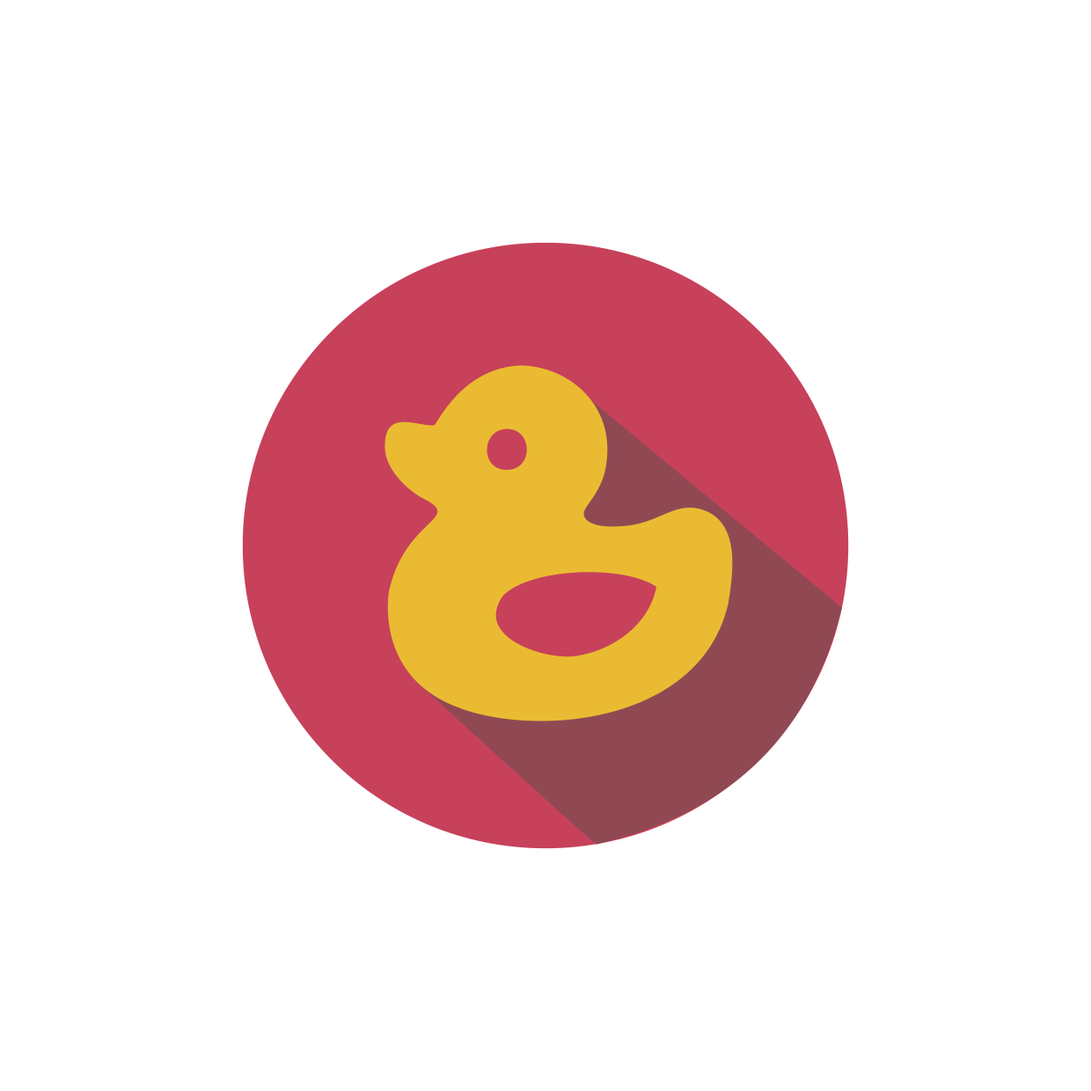
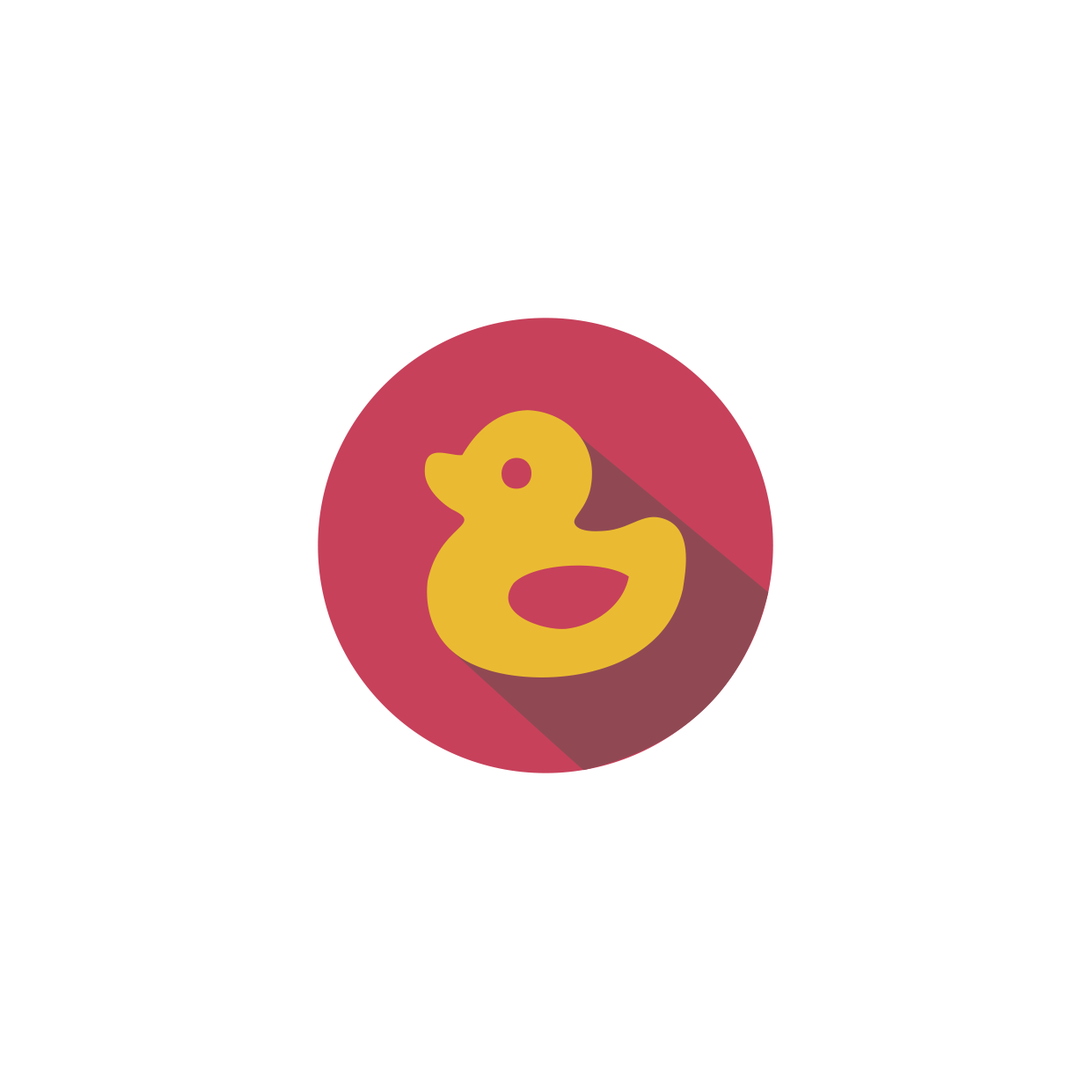
The second w=1091, h=1091 image is a revision of the first. Changes to its layers:
painted on "eyes and wings" over [486, 428, 658, 658]
painted on "body" over [384, 365, 734, 722]
painted on "shadow" over [418, 398, 843, 846]
painted on "background" over [242, 242, 850, 850]
